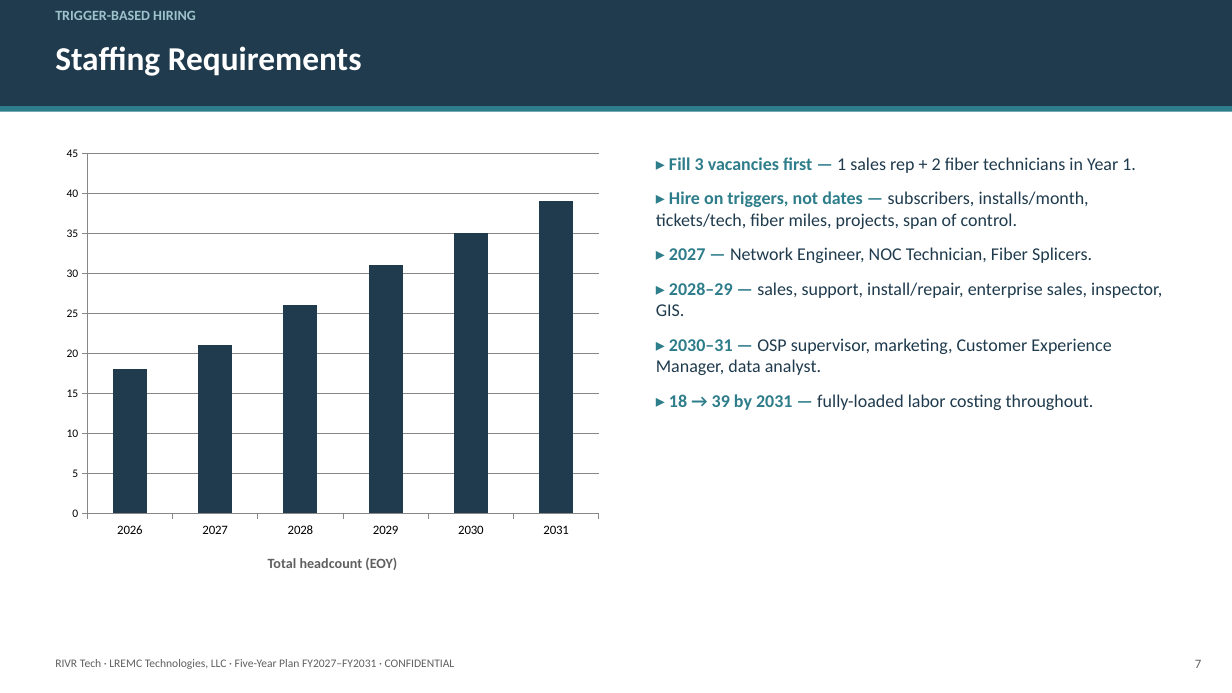
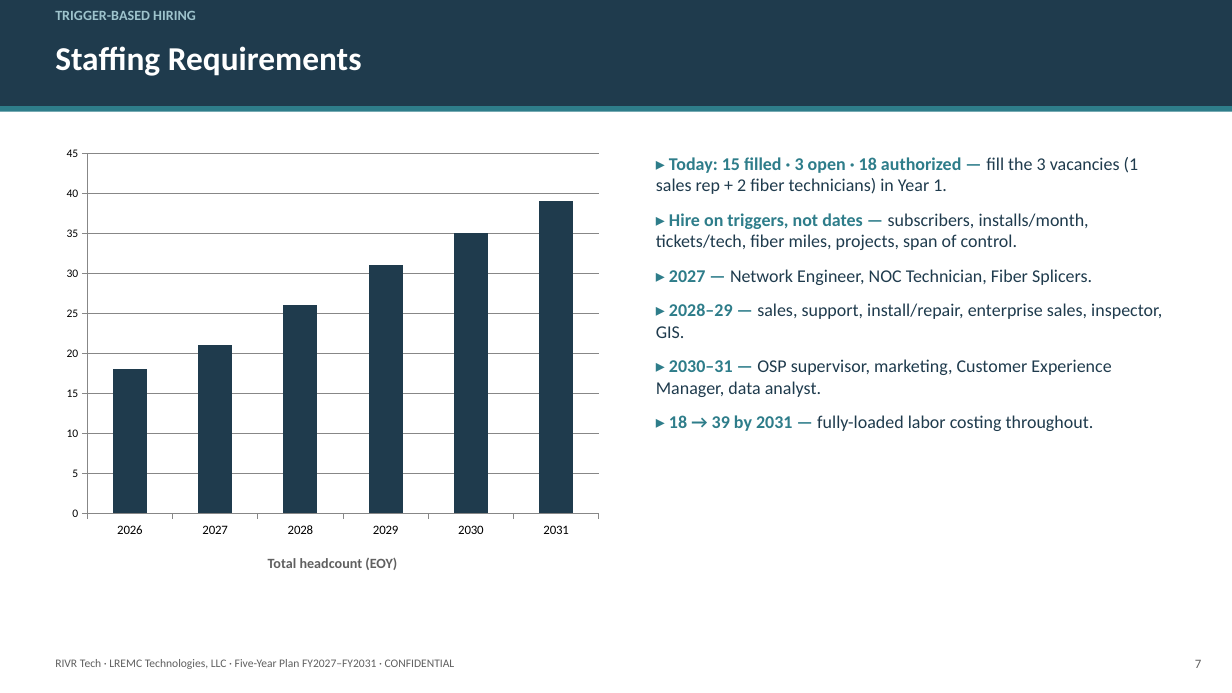
Before and after one commit to dysonjohn2001-sys/claude-skills, a slide deck: slide 8 of rivr-tech-business-plan/RIVR_Tech_Five_Year_Executive_Presentation_2027-2031.pptx. Drawn at 1232x693 pixels with LibreOffice and Linux fonts; fonts in the diff are those of the drawing. Boxes give left, top, right and bottom in pixels: in the first picture for what was removed or moved away, otherwise in the second. Text is boxed around its words. In the diff, an @@ line names an element or a change of style, - is before the commit and + after.

```diff
--- a/rivr-tech-business-plan/RIVR_Tech_Five_Year_Executive_Presentation_2027-2031.pptx
+++ b/rivr-tech-business-plan/RIVR_Tech_Five_Year_Executive_Presentation_2027-2031.pptx
@@ text at (656, 157, 1139, 194): text changed @@
-▸ Fill 3 vacancies first — 1 sales rep + 2 fiber technicians in Year 1.
+▸ Today: 15 filled · 3 open · 18 authorized — fill the 3 vacancies (1 sales rep + 2 fiber technicians) in Year 1.
```
Also in this commit, not shown: 8 other slides changed, 10 other files.
